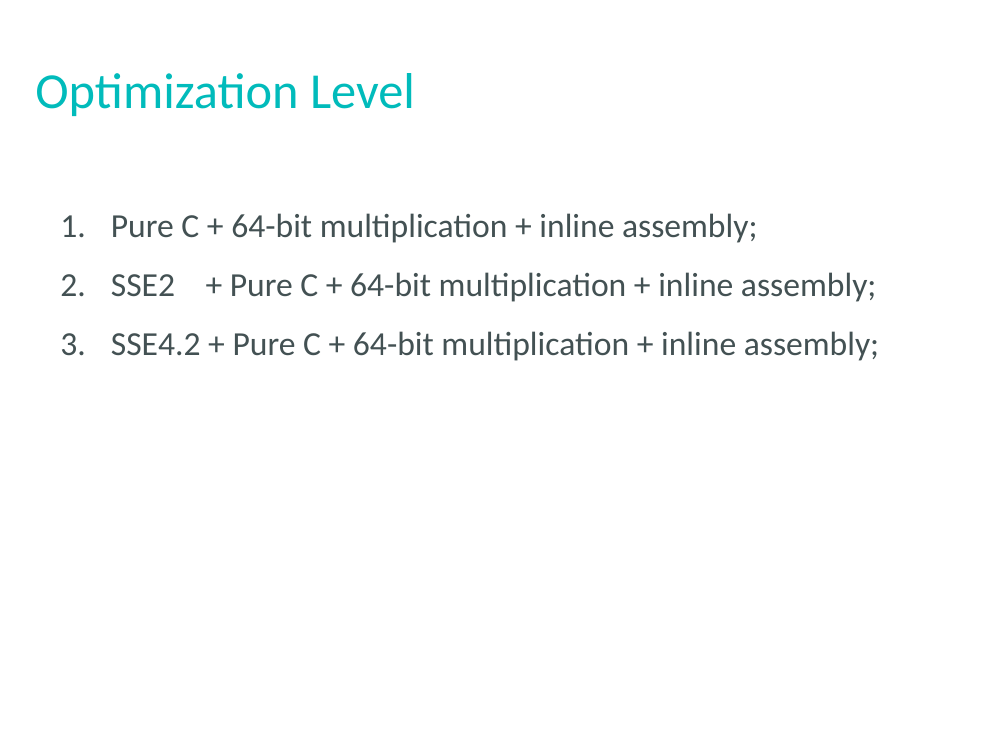
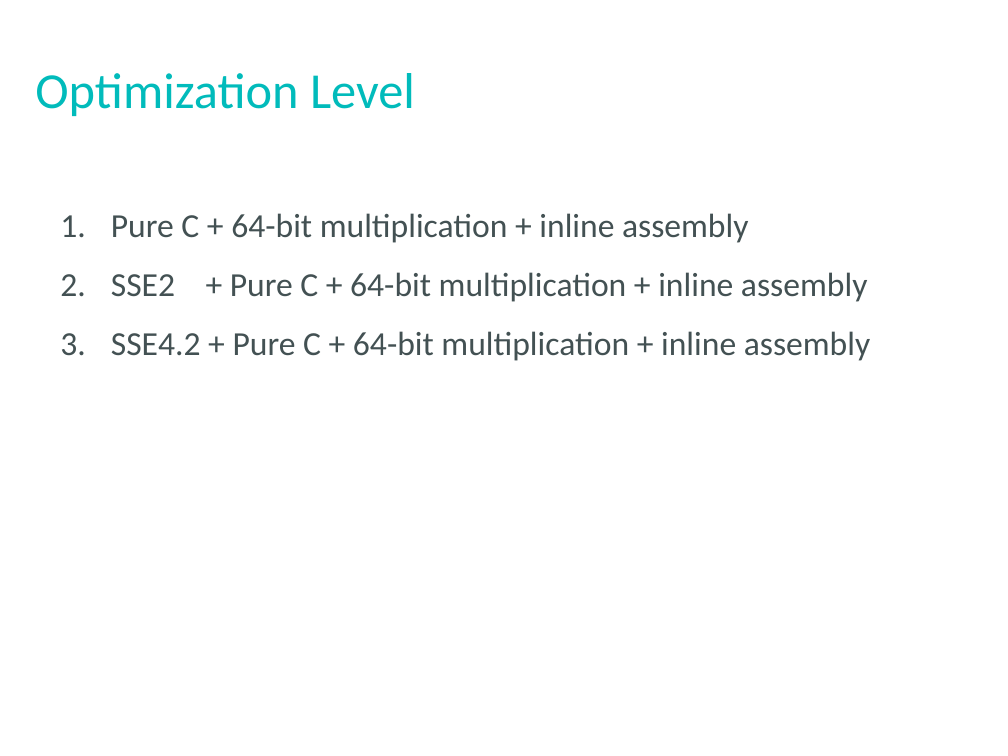
Before and after one commit to cisco/opus, a slide deck: slide 5 of cisco-opus-optimization.pptx. Drawn at 1008x756 pixels with LibreOffice and Linux fonts; fonts in the diff are those of the drawing. Boxes give left, top, right and bottom in pixels: in the first picture for what was removed or moved away, otherwise in the second. Text is boxed around its words. In the diff, an @@ line names an element or a change of style, - is before the commit and + after.

```diff
--- a/cisco-opus-optimization.pptx
+++ b/cisco-opus-optimization.pptx
@@ text at [111, 213, 870, 361]: text changed @@
-1. Pure C + 64-bit multiplication + inline assembly;
-2. SSE2 + Pure C + 64-bit multiplication + inline assembly;
-3. SSE4.2 + Pure C + 64-bit multiplication + inline assembly;
+1. Pure C + 64-bit multiplication + inline assembly
+2. SSE2 + Pure C + 64-bit multiplication + inline assembly
+3. SSE4.2 + Pure C + 64-bit multiplication + inline assembly
```
Also in this commit, not shown: 7 other slides changed, 1 slide removed.
